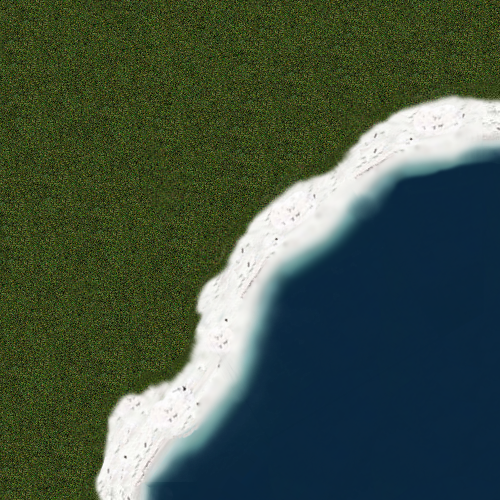
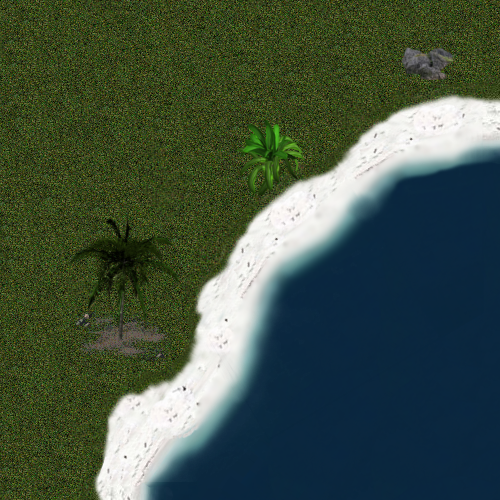
Before/after of a w=500, h=500 layered artwork. What changed in the layer stack:
added layer "Clipboard#3" above "Clipboard#2" over [234, 119, 306, 196]
added layer "Clipboard#2" above "Clipboard#1" over [68, 217, 180, 341]
added layer "Clipboard#1" above "Clipboard" over [401, 47, 454, 81]
added layer "Clipboard" above "Background" over [74, 310, 170, 367]
